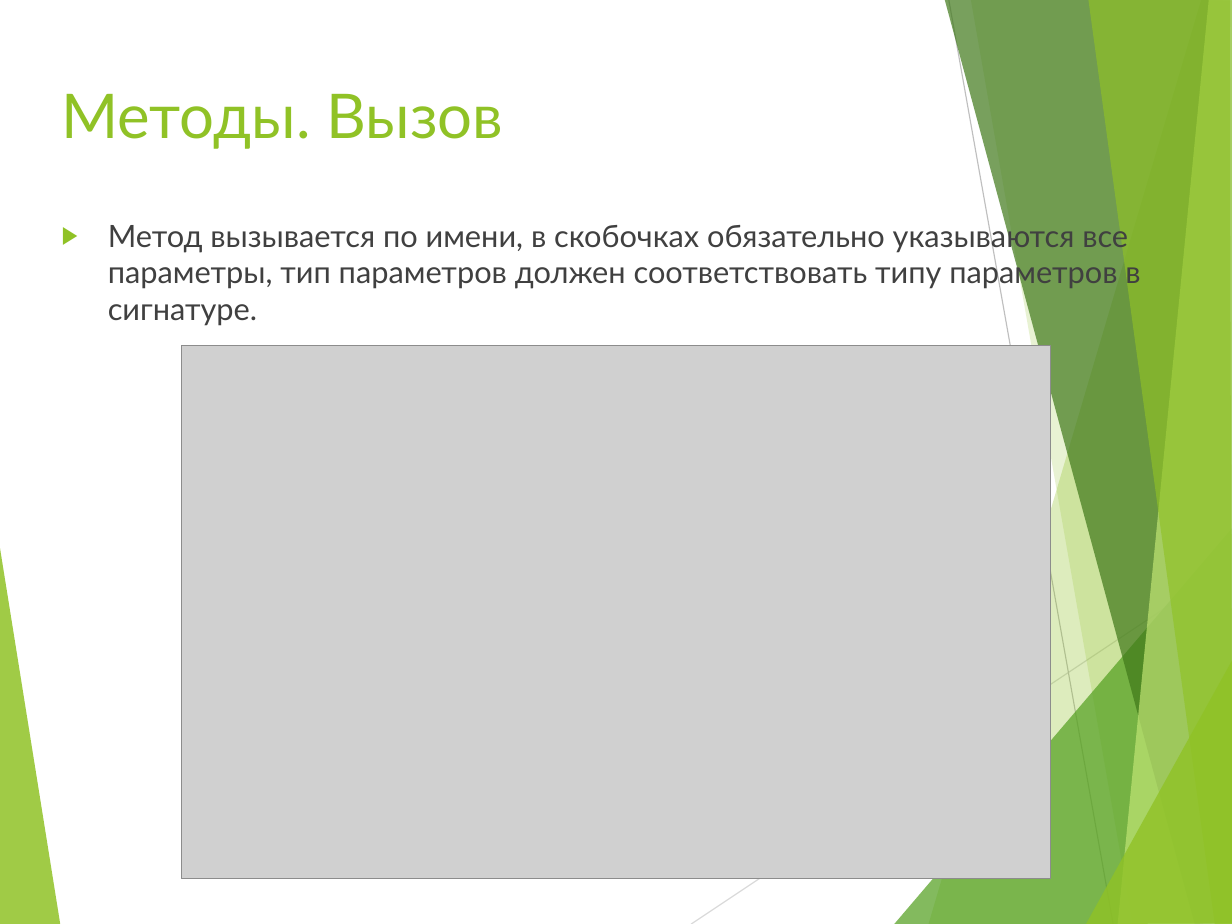
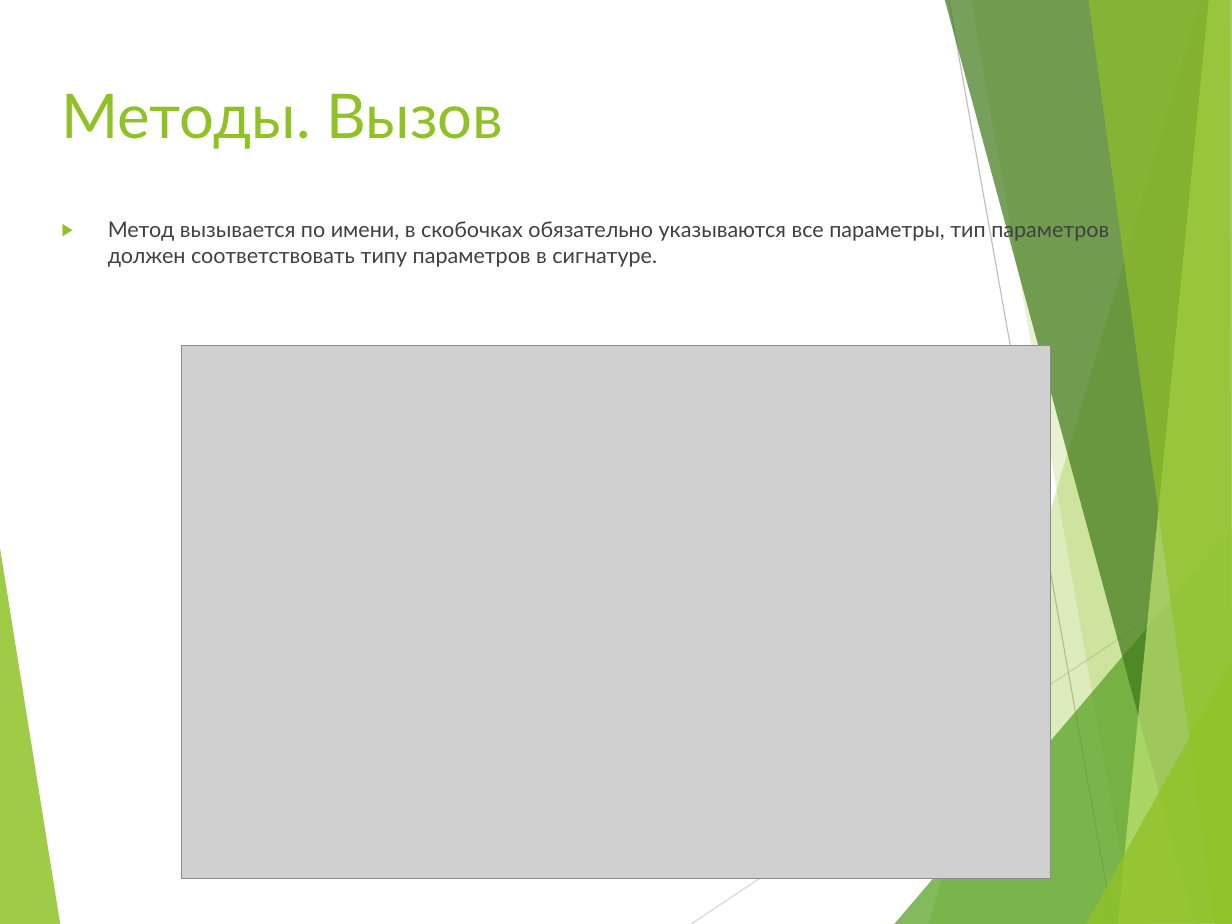
Before and after one commit to VladimirDorovskikh/mera_se_2020, a slide deck: slide 24 of _LECTIONS/1/1.pptx. Drawn at 1232x924 pixels with LibreOffice and Linux fonts; fonts in the diff are those of the drawing; grey boxes stand for pictures. Boxes give left, top, right and bottom in pixels: in the first picture for what was removed or moved away, otherwise in the second. Text is boxed around its words. In the diff, an @@ line names an element or a change of style, - is before the commit and + after.

```diff
--- a/_LECTIONS/1/1.pptx
+++ b/_LECTIONS/1/1.pptx
@@ text "Метод вызывается по имени, в ..." at <box>108,219,1109,267</box>: size 19.8 to 13.9 pt @@
```
Also in this commit, not shown: 25 other slides changed, 22 other files.
